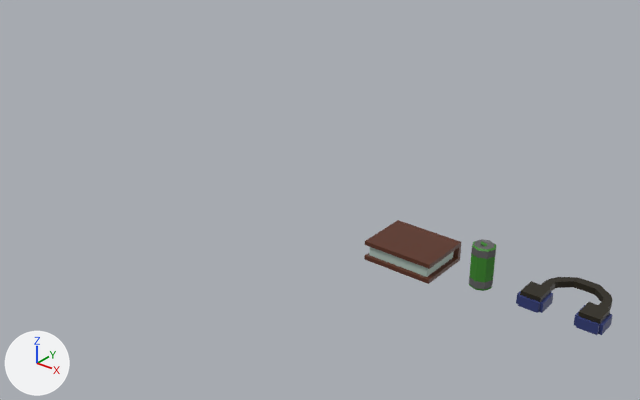
The Blender file Blender/items.blend, before and after one commit.
The view is the same before and after, from a camera (50 mm lens) standing at (4.92, -9.92, 6.39) and looking at (-3.42, 0.5, -0.07). The axes (+X, +Y, +Z) are drawn at lower left. The lights are the same throughout. The first picture is the older version.

The older version as bpy lines, for what is in view:
```python
me_cube = bpy.data.meshes.new('Cube')
me_cube.from_pydata(...)  # 52 vertices, 50 faces; spans x -1.0..1.0, y -1.0..1.0, z -1.0..1.0
# faces by material slot: [45, 5]
me_cube.materials.append(mat_book)  # brown #5a2e1c
me_cube.materials.append(mat_book_pages)  # light grey #adc0b8
me_cube_004 = bpy.data.meshes.new('Cube.004')
me_cube_004.from_pydata(...)  # 228 vertices, 227 faces; spans x -3.17..3.17, y -4.9..0.36, z -1.63..1.25
# faces by material slot: [159, 68]
me_cube_004.materials.append(mat_headphones)  # dark blue #313b74
me_cube_004.materials.append(mat_headphones_secondary)  # black #25200e
me_cylinder = bpy.data.meshes.new('Cylinder')
me_cylinder.from_pydata(...)  # 90 vertices, 87 faces; spans x -1.0..1.0, y -1.0..1.0, z -0.96..1.11
# faces by material slot: [29, 58]
me_cylinder.materials.append(mat_energydrink)  # green #398628
me_cylinder.materials.append(mat_energydrink_metal)  # grey #737373
ob_book_col = bpy.data.objects.new('Book-col', me_cube)
ob_book_col.location = (-1.15, -0.16, 0.04)
ob_book_col.scale = (0.558, 0.43, 0.154)
ob_energydrink_col = bpy.data.objects.new('EnergyDrink-col', me_cylinder)
ob_energydrink_col.location = (-0.01, -0.15, 0.19)
ob_energydrink_col.scale = (0.172, 0.172, 0.321)
ob_headphones_col = bpy.data.objects.new('Headphones-col', me_cube_004)
ob_headphones_col.location = (1.21, 0.62, 0.01)
ob_headphones_col.scale = (0.191, 0.191, 0.0762)
```
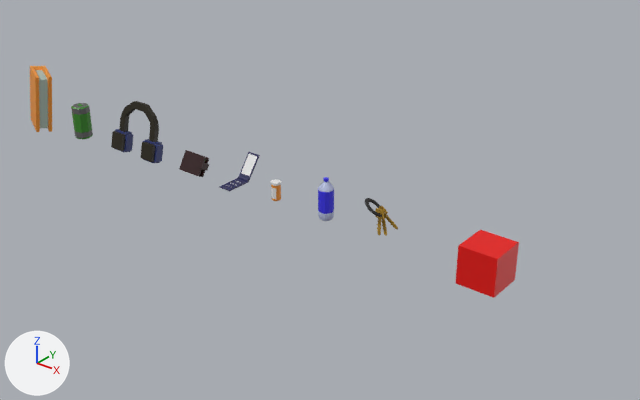
Where the newer file only moved an object's origin or applied its transform, the numbers keep the older frame.

The change, as a diff of the scene's bpy script:
```diff
--- a/Blender/items.blend.py
+++ b/Blender/items.blend.py
@@ me_cube @@
 me_cube.from_pydata(...)  # 52 vertices, 50 faces; spans x -1.0..1.0, y -1.0..1.0, z -1.0..1.0
 # used by ob_book_col; location = (-1.15, -0.16, 0.04); scale = (0.558, 0.43, 0.154)
+# me_cube part 1: all 45 faces that had it switch from mat_book (brown #5a2e1c) to mat_meds_primary (orange #f09530)
 me_cube.materials.append(mat_book_pages)
@@ me_cube_004 @@
 # used by ob_headphones_col; location = (1.21, 0.62, 0.01); scale = (0.191, 0.191, 0.0762)
-me_cube_004.from_pydata(...)  # 228 vertices, 227 faces; spans x -3.17..3.17, y -4.9..0.36, z -1.63..1.25
+me_cube_004.from_pydata(...)  # 228 vertices, 227 faces; spans x -47.94..-41.6, y -4.47..-2.37, z -1.7..11.49
+# me_cube_004 part 2: the whole mesh is multiplied about its middle by the matrix ((1.0, 0.0, 0.0), (0.0, 0.222, -0.39), (0.0, 2.439, 0.222)), then moved by (-44.77, -1.1, 5.23)
 me_cube_004.materials.append(mat_headphones)
@@ ob_book_col @@
 ob_book_col = bpy.data.objects.new('Book-col', me_cube)
-ob_book_col.location = (-1.15, -0.16, 0.04)
+ob_book_col.location = (-10.08, -0.16, 0.43)
+ob_book_col.rotation_euler = (-0.104, -1.449, 1.19)  # degrees (-6, -83, 68)
 ob_book_col.scale = (0.558, 0.43, 0.154)
@@ ob_energydrink_col @@
 ob_energydrink_col = bpy.data.objects.new('EnergyDrink-col', me_cylinder)
-ob_energydrink_col.location = (-0.01, -0.15, 0.19)
+ob_energydrink_col.location = (-8.9, -0.09, 0.19)
 ob_energydrink_col.scale = (0.172, 0.172, 0.321)
@@ ob_glasses_col @@
+ob_glasses_col = bpy.data.objects.new('Glasses-col', me_cube_006)  # a box spanning x -1.0..1.0, y -1.0..1.0, z -1.0..1.0; in mat_glasses_primary (red #e70800)
+ob_glasses_col.location = (-0.02, 0.0, 0.17)
+ob_glasses_col.scale = (0.305, 0.305, 0.305)
@@ ob_keys_col @@
+ob_keys_col = bpy.data.objects.new('Keys-col', me_cube_005)  # 981 vertices, 951 faces; spans x -5.5..4.8, y -7.7..8.3, z -0.8..1.5; in mat_key_primary (yellow #ad872e), mat_key_secondary (black #202020)
+ob_keys_col.location = (-1.86, 0.0, 0.18)
+ob_keys_col.scale = (0.0498, 0.0199, 0.246)
@@ ob_waterbottle_col @@
+ob_waterbottle_col = bpy.data.objects.new('WaterBottle-col', me_cylinder_002)  # 204 vertices, 194 faces; spans x -1.0..1.0, y -1.0..1.0, z -1.0..1.22; in mat_waterbottle_primary (blue #b4bcdd), mat_waterbottle_secondary (blue #3831e7)
+ob_waterbottle_col.location = (-2.89, 0.0, 0.27)
+ob_waterbottle_col.scale = (0.127, 0.127, 0.317)
@@ ob_meds_col @@
+ob_meds_col = bpy.data.objects.new('Meds-col', me_cylinder_001)  # 116 vertices, 106 faces; spans x -1.13..1.05, y -0.95..1.23, z -1.47..0.83; in mat_meds_primary (orange #f09530), mat_meds_secondary (white #e7e7e7)
+ob_meds_col.location = (-3.93, -0.02, 0.19)
+ob_meds_col.rotation_euler = (0.0, 0.0, -0.288)  # degrees (0, 0, -17)
+ob_meds_col.scale = (0.0787, 0.0787, 0.14)
@@ ob_phone_col @@
+ob_phone_col = bpy.data.objects.new('Phone-col', me_cube_002)  # 376 vertices, 358 faces; spans x -0.38..0.38, y -0.85..1.93, z -0.06..1.96; in mat_phone_primary (dark blue #2a2a59), mat_phone_secondary (white #e7e7e7)
+ob_phone_col.location = (-4.91, 0.0, -0.05)
+ob_phone_col.scale = (0.327, 0.276, 0.217)
@@ ob_wallet_col @@
+ob_wallet_col = bpy.data.objects.new('Wallet-col', me_cube_001)  # 160 vertices, 146 faces; spans x -1.0..1.11, y -1.34..1.33, z -1.0..1.0; in mat_wallet_primary (dark red #2c070b), mat_wallet_secondary (green #479030)
+ob_wallet_col.location = (-5.9, 0.02, 0.08)
+ob_wallet_col.rotation_euler = (-0.534, 0.0, 0.0)  # degrees (-31, 0, 0)
+ob_wallet_col.scale = (0.243, 0.0642, 0.184)
```

Changed parts and their boxes [x1, y1, x2, y2] in the pictures (640 x 400 px):
'Book-col', recoloured, moved, turned
    before: [364, 220, 461, 284]
    after: [30, 66, 52, 132]
'Headphones-col', reshaped (46% narrower, 7% taller)
    before: [516, 277, 613, 335]
    after: [111, 101, 163, 163]
'Glasses-col', added (red)
    after: [456, 230, 519, 298]
'EnergyDrink-col', moved
    before: [469, 239, 496, 291]
    after: [71, 103, 93, 139]
'WaterBottle-col', added (blue)
    after: [318, 177, 334, 221]
'Wallet-col', added
    after: [179, 150, 209, 177]
'Phone-col', added
    after: [220, 152, 260, 191]
'Keys-col', added
    after: [365, 198, 398, 236]
'Meds-col', added
    after: [271, 179, 281, 201]
